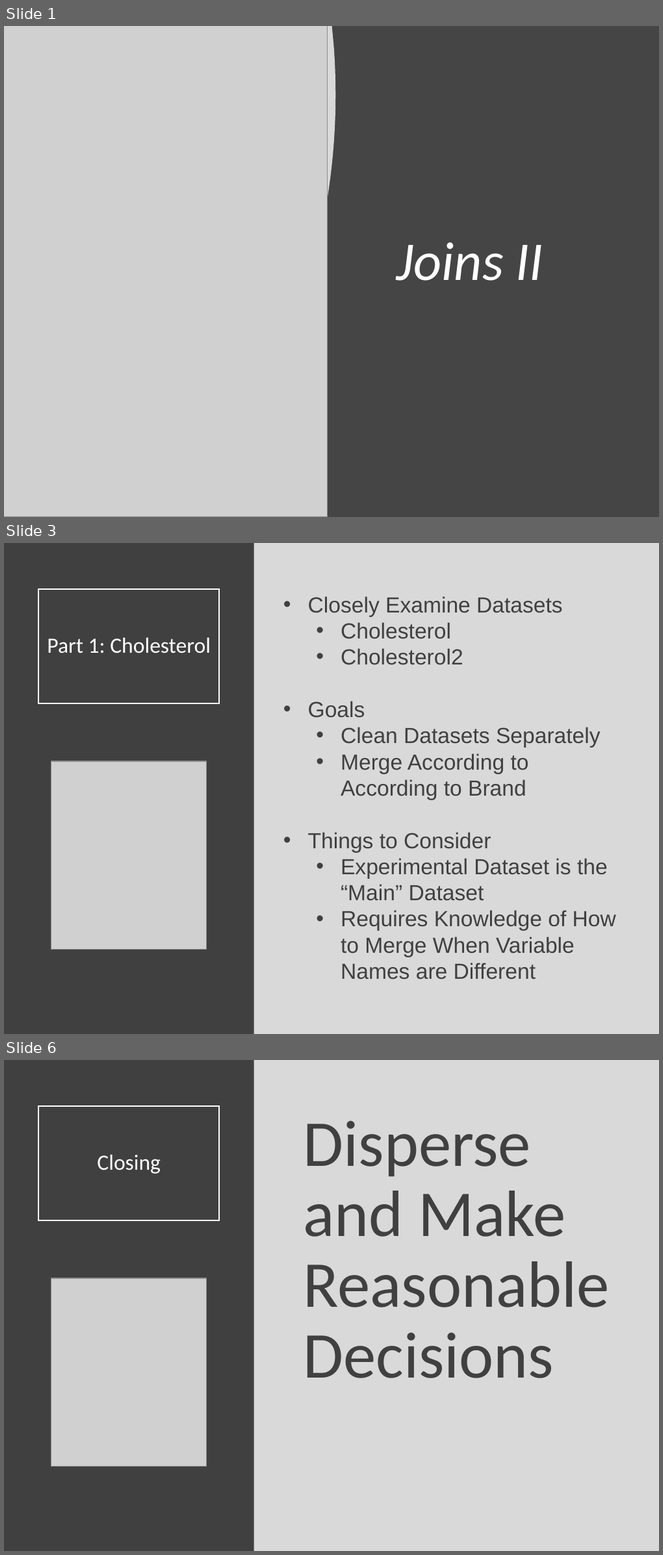
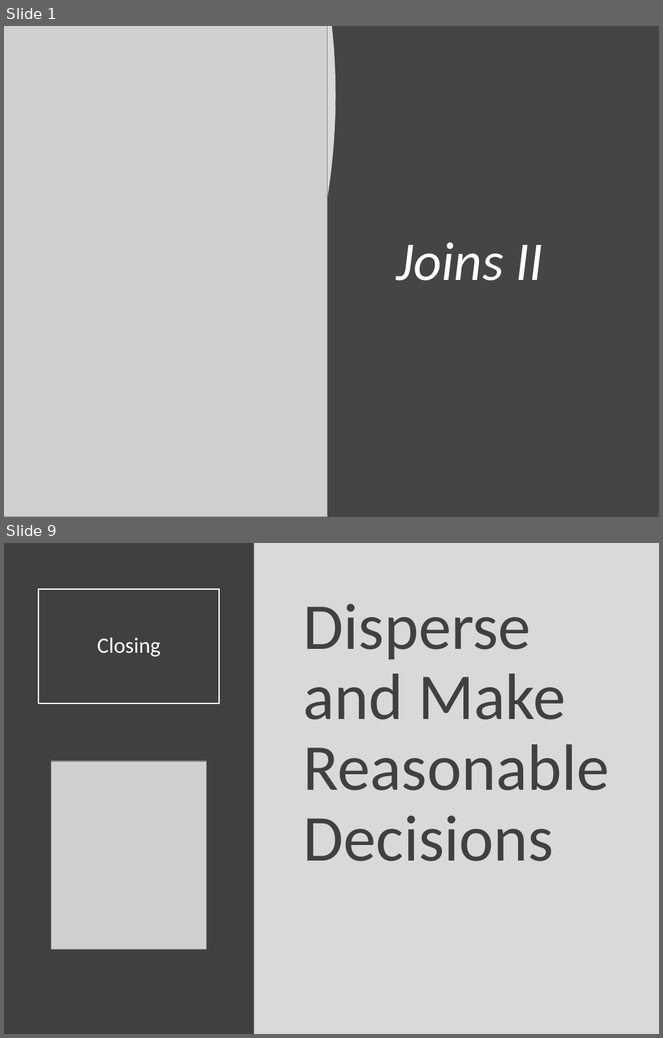
Before and after one commit to SuperMarioGiacomazzo/STOR320_WEBSITE, a slide deck: Lecture/Joins 2/Joins_2_Lecture.pptx. Shown one above the other, each under a label of ours: slides 1, 3 and 6 before the commit, slides 1 and 9 after it; the slides between them are not shown. The pictures are 663x1555 and 663x1038 pixels, drawn with LibreOffice and Linux fonts; fonts in the diff are those of the drawing; grey boxes stand for pictures. Boxes give left, top, right and bottom in pixels: in the first picture for what was removed or moved away, otherwise in the second. Text is boxed around its words. In the diff, an @@ line names an element or a change of style, - is before the commit and + after.

```diff
--- a/Lecture/Joins 2/Joins_2_Lecture.pptx
+++ b/Lecture/Joins 2/Joins_2_Lecture.pptx
@@ slide 3 removed at (4,543,659,1034), background #D9D9D9 @@
@@ rectangle removed at (4,543,254,1034) @@
@@ title removed at (38,589,220,704) @@
-Part 1: Cholesterol
@@ text removed at (308,596,616,980) @@
-• Closely Examine Datasets
-  • Cholesterol
-  • Cholesterol2
-• Goals
-  • Clean Datasets Separately
-  • Merge According to According to Brand
-• Things to Consider
-  • Experimental Dataset is the “Main” Dataset
-  • Requires Knowledge of How to Merge When Variable Names are Different
@@ picture removed at (51,761,206,949) @@
@@ what was slide 6 is now slide 9 @@
```
Also in this commit, not shown: 1 slide changed, 6 slides added, 2 other slides removed, 3 other files.
